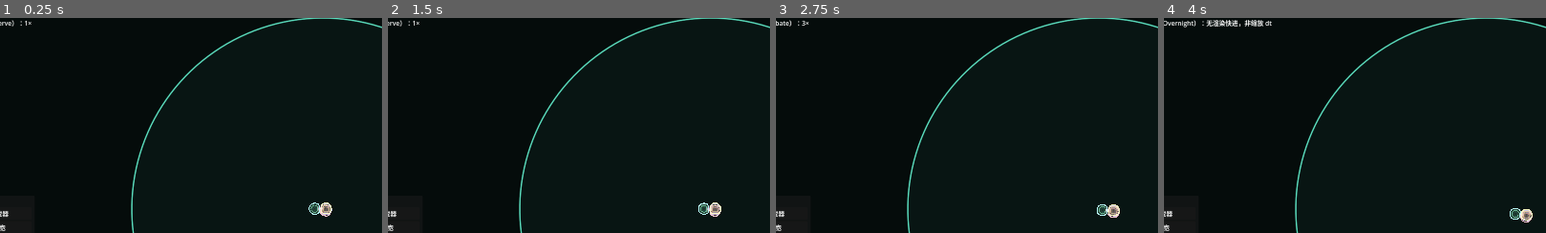
Above: before the commit, frames 1-4 (left to right).
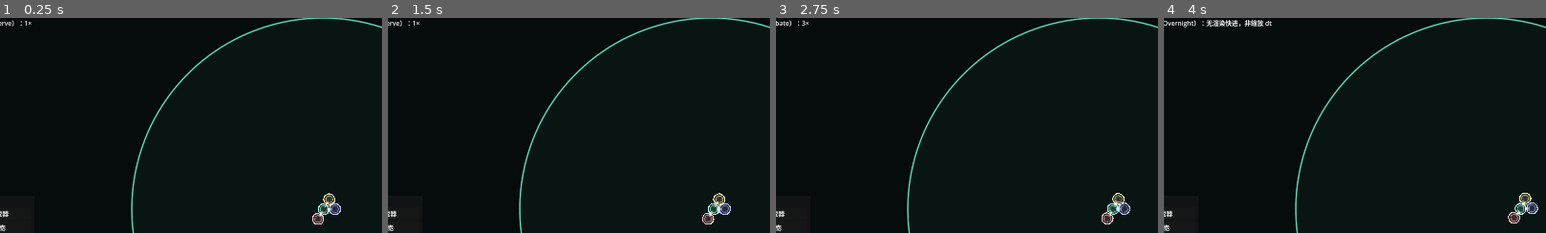
Above: after the commit, the same moments.

Repository: Oatol/cellarium
Game: Godot game, scene res://scenes/main.tscn
The game is run twice, just before and just after one commit, with the same random seed, the same clock (stepped at 60 frames per second) and the same inputs.
Inputs:
- Up to frame 1 (0.25 s): no input
- Up to frame 2 (1.5 s): click "冻结" at 0.5 s; click "观察" at 1.25 s
- Up to frame 3 (2.75 s): click "培养" at 2 s
- Up to frame 4 (4 s): click "慢速观察" at 2.75 s; click "过夜培养" at 3.5 s
The pictures show only the part of the screen within x 8-58%, y 6-56%; the shares and areas given below are measured in that part.

The runs differ from the first frame. In frame 1, 0.7% of the frame differs, in the area x 80-90%, y 81-96%; in frame 2, 0.7%; in frame 3, 0.7%, in the area x 84-93%, y 81-96%; in frame 4, 0.7%.

Commit message:
v0.8.6: fix demo overlap and add multicellular editor

Diff:
--- a/godot/cellarium-release/scenes/main.tscn
+++ b/godot/cellarium-release/scenes/main.tscn
@@ -301,53 +301,86 @@
 theme_override_constants/margin_right = 10
 theme_override_constants/margin_bottom = 8
 
-[node name="Content" type="VBoxContainer" parent="UI/HUD/CellEditorPanel/Panel"]
-layout_mode = 2
+[node name="Scroll" type="ScrollContainer" parent="UI/HUD/CellEditorPanel/Panel"]
+layout_mode = 2
+size_flags_vertical = 3
+
+[node name="Content" type="VBoxContainer" parent="UI/HUD/CellEditorPanel/Panel/Scroll"]
+layout_mode = 2
+size_flags_horizontal = 3
 theme_override_constants/separation = 4
 
-[node name="Title" type="Label" parent="UI/HUD/CellEditorPanel/Panel/Content"]
-layout_mode = 2
-text = "CELL EDITOR · 细胞编辑（8 组型 / 18 类型）"
-
-[node name="TraitRows" type="VBoxContainer" parent="UI/HUD/CellEditorPanel/Panel/Content"]
+[node name="Title" type="Label" parent="UI/HUD/CellEditorPanel/Panel/Scroll/Content"]
+layout_mode = 2
+text = "CELL EDITOR · 细胞 / 多细胞编辑"
+
+[node name="TraitRows" type="VBoxContainer" parent="UI/HUD/CellEditorPanel/Panel/Scroll/Content"]
 layout_mode = 2
 theme_override_constants/separation = 2
 
-[node name="ConfigRow" type="HBoxContainer" parent="UI/HUD/CellEditorPanel/Panel/Content"]
-layout_mode = 2
-
-[node name="TypeLabel" type="Label" parent="UI/HUD/CellEditorPanel/Panel/Content/ConfigRow"]
+[node name="ConfigRow" type="HBoxContainer" parent="UI/HUD/CellEditorPanel/Panel/Scroll/Content"]
+layout_mode = 2
+
+[node name="TypeLabel" type="Label" parent="UI/HUD/CellEditorPanel/Panel/Scroll/Content/ConfigRow"]
 layout_mode = 2
 custom_minimum_size = Vector2(72, 0)
 text = "类型"
 
-[node name="TypeOption" type="OptionButton" parent="UI/HUD/CellEditorPanel/Panel/Content/ConfigRow"]
+[node name="TypeOption" type="OptionButton" parent="UI/HUD/CellEditorPanel/Panel/Scroll/Content/ConfigRow"]
 layout_mode = 2
 custom_minimum_size = Vector2(150, 0)
 
-[node name="RespirationLabel" type="Label" parent="UI/HUD/CellEditorPanel/Panel/Content/ConfigRow"]
+[node name="RespirationLabel" type="Label" parent="UI/HUD/CellEditorPanel/Panel/Scroll/Content/ConfigRow"]
 layout_mode = 2
 text = "呼吸"
 
-[node name="RespirationOption" type="OptionButton" parent="UI/HUD/CellEditorPanel/Panel/Content/ConfigRow"]
+[node name="RespirationOption" type="OptionButton" parent="UI/HUD/CellEditorPanel/Panel/Scroll/Content/ConfigRow"]
 layout_mode = 2
 custom_minimum_size = Vector2(90, 0)
 
-[node name="ActionRow" type="HBoxContainer" parent="UI/HUD/CellEditorPanel/Panel/Content"]
+[node name="ActionRow" type="HBoxContainer" parent="UI/HUD/CellEditorPanel/Panel/Scroll/Content"]
 layout_mode = 2
 theme_override_constants/separation = 6
 
-[node name="ApplyButton" type="Button" parent="UI/HUD/CellEditorPanel/Panel/Content/ActionRow"]
+[node name="ApplyButton" type="Button" parent="UI/HUD/CellEditorPanel/Panel/Scroll/Content/ActionRow"]
 layout_mode = 2
 text = "装载到合成器"
 
-[node name="DefaultButton" type="Button" parent="UI/HUD/CellEditorPanel/Panel/Content/ActionRow"]
+[node name="DefaultButton" type="Button" parent="UI/HUD/CellEditorPanel/Panel/Scroll/Content/ActionRow"]
 layout_mode = 2
 text = "恢复默认"
 
-[node name="CloseButton" type="Button" parent="UI/HUD/CellEditorPanel/Panel/Content/ActionRow"]
+[node name="CloseButton" type="Button" parent="UI/HUD/CellEditorPanel/Panel/Scroll/Content/ActionRow"]
 layout_mode = 2
 text = "关闭"
+
+[node name="DevTitle" type="Label" parent="UI/HUD/CellEditorPanel/Panel/Scroll/Content"]
+layout_mode = 2
+text = "DEVELOPMENT · 多细胞发育程序"
+
+[node name="DevRows" type="VBoxContainer" parent="UI/HUD/CellEditorPanel/Panel/Scroll/Content"]
+layout_mode = 2
+theme_override_constants/separation = 2
+
+[node name="DevActionRow" type="HBoxContainer" parent="UI/HUD/CellEditorPanel/Panel/Scroll/Content"]
+layout_mode = 2
+theme_override_constants/separation = 6
+
+[node name="AddButton" type="Button" parent="UI/HUD/CellEditorPanel/Panel/Scroll/Content/DevActionRow"]
+layout_mode = 2
+text = "添加指令"
+
+[node name="TemplateButton" type="Button" parent="UI/HUD/CellEditorPanel/Panel/Scroll/Content/DevActionRow"]
+layout_mode = 2
+text = "4 细胞模板"
+
+[node name="ClearButton" type="Button" parent="UI/HUD/CellEditorPanel/Panel/Scroll/Content/DevActionRow"]
+layout_mode = 2
+text = "单细胞"
+
+[node name="DevPreview" type="Label" parent="UI/HUD/CellEditorPanel/Panel/Scroll/Content"]
+layout_mode = 2
+text = "预览："
 
 [node name="Minimap" type="PanelContainer" parent="UI" unique_id=543256719]
 
--- a/godot/cellarium-release/scripts/Main.gd
+++ b/godot/cellarium-release/scripts/Main.gd
@@ -53,9 +53,9 @@
 		genome.set("traits", PackedByteArray([0, 0, 0, 0, 0, 0, 0, 0]))
 		# 默认演示一个 4 细胞协作体：结构核 + 运动/能量/信息三类分化细胞，并用 Link 连成一体。
 		genome.call("set_development_program", [
-			{"opcode": 0, "a": 0, "b": 0,   "c": 0},
-			{"opcode": 0, "a": 0, "b": 85,  "c": 0},
-			{"opcode": 0, "a": 1, "b": 170, "c": 0},
+			{"opcode": 0, "a": 0, "b": 0,   "c": 14},
+			{"opcode": 0, "a": 0, "b": 85,  "c": 14},
+			{"opcode": 0, "a": 1, "b": 170, "c": 14},
 			{"opcode": 1, "a": 1, "b": 2,   "c": 0},
 			{"opcode": 1, "a": 2, "b": 4,   "c": 0},
 			{"opcode": 1, "a": 3, "b": 5,   "c": 0},
--- a/godot/cellarium-release/scripts/core/data/DevelopmentRules.gd
+++ b/godot/cellarium-release/scripts/core/data/DevelopmentRules.gd
@@ -41,7 +41,13 @@
 	var b: int = int(instruction.get("b", -1))
 	var c: int = int(instruction.get("c", -1))
 	if opcode == 0:
-		var child_index: int = execute_divide(genome, cells, organisms, {"type": "DIVIDE", "org_id": org_id, "cell_index": a, "instruction_index": instruction_index, "separation": float(command.get("separation", 1.0))})
+		# DIVIDE 指令的 c 复用为分裂间距（世界单位，0 表示沿用默认 1）。
+		# 同个体细胞不做自碰撞，因此发育期必须按静息直径分开，否则亲子会重叠。
+		var separation: float = float(command.get("separation", 1.0))
+		var instruction_separation: float = float(instruction.get("c", 0))
+		if instruction_separation > 0.0:
+			separation = instruction_separation
+		var child_index: int = execute_divide(genome, cells, organisms, {"type": "DIVIDE", "org_id": org_id, "cell_index": a, "instruction_index": instruction_index, "separation": separation})
 		if child_index >= 0:
 			organisms.get("org_dev_cursor")[org_id] += 1
 			_update_maturity(genome, organisms, org_id)
--- a/godot/cellarium-release/scripts/ui/CellEditorPanel.gd
+++ b/godot/cellarium-release/scripts/ui/CellEditorPanel.gd
@@ -1,6 +1,7 @@
 extends Control
-## 细胞编辑页：把 8 组型 / 呼吸方式 / 18 种细胞类型编辑为可落地的 GNP1 基因组。
-## 只写本地草案，不碰模拟状态；点「装载到合成器」后经 HUD → CommandBus 才生效。
+## 细胞 / 多细胞编辑页：编辑 GNP1 组型、类型、呼吸方式与发育程序。
+## 发育程序由 DIVIDE / DIFFERENTIATE / LINK 三类指令组成，直接写 draft.dev_program，
+## 点「装载到合成器」后经 HUD → CommandBus 才进入模拟；本页不碰模拟状态。
 
 signal draft_applied(genome: RefCounted, type_id: int)
 
@@ -9,18 +10,27 @@
 
 const TRAITS: Array[String] = ["速度", "感知", "外壳", "攻击", "繁殖", "代谢", "神经", "耐温"]
 const RESPIRATION: Array[String] = ["兼性", "好氧", "厌氧"]
-
-@export var trait_rows_path: NodePath = ^"Panel/Content/TraitRows"
-@export var type_option_path: NodePath = ^"Panel/Content/ConfigRow/TypeOption"
-@export var respiration_option_path: NodePath = ^"Panel/Content/ConfigRow/RespirationOption"
-@export var apply_button_path: NodePath = ^"Panel/Content/ActionRow/ApplyButton"
-@export var default_button_path: NodePath = ^"Panel/Content/ActionRow/DefaultButton"
-@export var close_button_path: NodePath = ^"Panel/Content/ActionRow/CloseButton"
+const OP_LABELS: Array[String] = ["分裂 DIVIDE", "分化 DIFFERENTIATE", "连接 LINK"]
+const MAX_DEV_INSTRUCTIONS: int = 64
+
+@export var trait_rows_path: NodePath = ^"Panel/Scroll/Content/TraitRows"
+@export var type_option_path: NodePath = ^"Panel/Scroll/Content/ConfigRow/TypeOption"
+@export var respiration_option_path: NodePath = ^"Panel/Scroll/Content/ConfigRow/RespirationOption"
+@export var apply_button_path: NodePath = ^"Panel/Scroll/Content/ActionRow/ApplyButton"
+@export var default_button_path: NodePath = ^"Panel/Scroll/Content/ActionRow/DefaultButton"
+@export var close_button_path: NodePath = ^"Panel/Scroll/Content/ActionRow/CloseButton"
+@export var dev_rows_path: NodePath = ^"Panel/Scroll/Content/DevRows"
+@export var dev_add_path: NodePath = ^"Panel/Scroll/Content/DevActionRow/AddButton"
+@export var dev_template_path: NodePath = ^"Panel/Scroll/Content/DevActionRow/TemplateButton"
+@export var dev_clear_path: NodePath = ^"Panel/Scroll/Content/DevActionRow/ClearButton"
+@export var dev_preview_path: NodePath = ^"Panel/Scroll/Content/DevPreview"
 
 var draft: RefCounted = null
 var _value_labels: Array[Label] = []
 var _type_option: OptionButton = null
 var _respiration_option: OptionButton = null
+var _dev_rows: VBoxContainer = null
+var _dev_preview: Label = null
 
 func _ready() -> void:
 	mouse_filter = Control.MOUSE_FILTER_STOP
@@ -28,8 +38,11 @@
 	_reset_draft_data()
 	_type_option = get_node_or_null(type_option_path) as OptionButton
 	_respiration_option = get_node_or_null(respiration_option_path) as OptionButton
+	_dev_rows = get_node_or_null(dev_rows_path) as VBoxContainer
+	_dev_preview = get_node_or_null(dev_preview_path) as Label
 	_build_traits()
 	_build_options()
+	_build_dev_actions()
 	var apply_button: Button = get_node_or_null(apply_button_path) as Button
 	if apply_button != null:
 		apply_button.pressed.connect(_on_apply)
@@ -40,6 +53,21 @@
 	if close_button != null:
 		close_button.pressed.connect(func() -> void: visible = false)
 	_sync_controls()
+
+static func default_dev_program() -> Array[Dictionary]:
+	# 4 细胞协作模板：结构核 + 运动/能量/信息三类分化，三条 Link 连成一体。
+	# DIVIDE 的 c 是分裂间距（世界单位），LINK 的 c 是静息长度。
+	return [
+		{"opcode": 0, "a": 0, "b": 0,   "c": 14},
+		{"opcode": 0, "a": 0, "b": 85,  "c": 14},
+		{"opcode": 0, "a": 1, "b": 170, "c": 14},
+		{"opcode": 1, "a": 1, "b": 2,   "c": 0},
+		{"opcode": 1, "a": 2, "b": 4,   "c": 0},
+		{"opcode": 1, "a": 3, "b": 5,   "c": 0},
+		{"opcode": 2, "a": 0, "b": 1,   "c": 14},
+		{"opcode": 2, "a": 0, "b": 2,   "c": 14},
+		{"opcode": 2, "a": 0, "b": 3,   "c": 14},
+	]
 
 func _build_traits() -> void:
 	var host: Node = get_node_or_null(trait_rows_path)
@@ -80,6 +108,17 @@
 		if not _respiration_option.is_connected("item_selected", handler):
 			_respiration_option.connect("item_selected", handler)
 
+func _build_dev_actions() -> void:
+	var add_button: Button = get_node_or_null(dev_add_path) as Button
+	if add_button != null:
+		add_button.pressed.connect(_on_add_instruction)
+	var template_button: Button = get_node_or_null(dev_template_path) as Button
+	if template_button != null:
+		template_button.pressed.connect(_on_load_template)
+	var clear_button: Button = get_node_or_null(dev_clear_path) as Button
+	if clear_button != null:
+		clear_button.pressed.connect(_on_clear_program)
+
 func _reset_draft_data() -> void:
 	if draft == null:
 		return
@@ -89,7 +128,7 @@
 	draft.set("mutation_rate_exp", 0)
 	draft.set("loci", PackedByteArray())
 	draft.set("traits", PackedByteArray([0, 0, 0, 0, 0, 0, 0, 0]))
-	draft.call("set_development_program", [])
+	draft.call("set_development_program", default_dev_program())
 
 func _sync_controls() -> void:
 	if draft == null:
@@ -106,6 +145,8 @@
 		_type_option.selected = 0
 	if _respiration_option != null and _respiration_option.item_count > 0:
 		_respiration_option.selected = 1
+	_rebuild_dev_rows()
+	_refresh_dev_preview()
 
 func _on_trait_changed(value: float, index: int) -> void:
 	if draft == null or index < 0 or index >= TRAITS.size():
@@ -120,6 +161,120 @@
 	if draft != null:
 		draft.set("respiration", clampi(index, 0, 2))
 
+func _rebuild_dev_rows() -> void:
+	if _dev_rows == null or draft == null:
+		return
+	for child in _dev_rows.get_children():
+		child.queue_free()
+	var program: Array = draft.get("dev_program")
+	for instruction_index in range(program.size()):
+		var instruction: Dictionary = program[instruction_index]
+		var row: HBoxContainer = HBoxContainer.new()
+		row.custom_minimum_size = Vector2(0, 26)
+		var opcode: OptionButton = OptionButton.new()
+		opcode.custom_minimum_size = Vector2(128, 0)
+		for label_value in OP_LABELS:
+			opcode.add_item(label_value)
+		opcode.selected = clampi(int(instruction.get("opcode", 0)), 0, OP_LABELS.size() - 1)
+		opcode.item_selected.connect(_on_opcode_changed.bind(instruction_index))
+		var a_spin: SpinBox = SpinBox.new()
+		a_spin.min_value = 0.0
+		a_spin.max_value = 255.0
+		a_spin.step = 1.0
+		a_spin.custom_minimum_size = Vector2(54, 0)
+		a_spin.value = float(int(instruction.get("a", 0)))
+		a_spin.value_changed.connect(_on_operand_changed.bind(instruction_index, "a"))
+		var b_spin: SpinBox = SpinBox.new()
+		b_spin.min_value = 0.0
+		b_spin.max_value = 255.0
+		b_spin.step = 1.0
+		b_spin.custom_minimum_size = Vector2(54, 0)
+		b_spin.value = float(int(instruction.get("b", 0)))
+		b_spin.value_changed.connect(_on_operand_changed.bind(instruction_index, "b"))
+		var c_spin: SpinBox = SpinBox.new()
+		c_spin.min_value = 0.0
+		c_spin.max_value = 1023.0
+		c_spin.step = 1.0
+		c_spin.custom_minimum_size = Vector2(60, 0)
+		c_spin.value = float(int(instruction.get("c", 0)))
+		c_spin.value_changed.connect(_on_operand_changed.bind(instruction_index, "c"))
+		var remove_button: Button = Button.new()
+		remove_button.text = "×"
+		remove_button.custom_minimum_size = Vector2(28, 0)
+		remove_button.pressed.connect(_on_remove_instruction.bind(instruction_index))
+		row.add_child(opcode)
+		row.add_child(a_spin)
+		row.add_child(b_spin)
+		row.add_child(c_spin)
+		row.add_child(remove_button)
+		_dev_rows.add_child(row)
+
+func _refresh_dev_preview() -> void:
+	if _dev_preview == null or draft == null:
+		return
+	var program: Array = draft.get("dev_program")
+	var cell_count: int = 1
+	var link_count: int = 0
+	var type_set: Dictionary = {}
+	for instruction in program:
+		var opcode: int = int(instruction.get("opcode", -1))
+		if opcode == 0:
+			cell_count += 1
+		elif opcode == 1:
+			type_set[int(instruction.get("b", 0))] = true
+		elif opcode == 2:
+			link_count += 1
+	var labels: Array[String] = []
+	for type_id in type_set:
+		labels.append(str(CATALOG.call("label", int(type_id))))
+	var role_text: String = " / ".join(labels) if not labels.is_empty() else "无分化"
+	_dev_preview.text = "预览：%d 细胞 · %d 连接 · %s" % [cell_count, link_count, role_text]
+
+func _write_program(program: Array) -> void:
+	if draft == null:
+		return
+	if not bool(draft.call("set_development_program", program)):
+		return
+	_rebuild_dev_rows()
+	_refresh_dev_preview()
+
+func _on_opcode_changed(opcode_index: int, instruction_index: int) -> void:
+	var program: Array = draft.get("dev_program")
+	if instruction_index < 0 or instruction_index >= program.size():
+		return
+	program[instruction_index]["opcode"] = clampi(opcode_index, 0, 2)
+	draft.set("dev_program", program)
+	_refresh_dev_preview()
+
+func _on_operand_changed(value: float, instruction_index: int, key: String) -> void:
+	var program: Array = draft.get("dev_program")
+	if instruction_index < 0 or instruction_index >= program.size():
+		return
+	var maximum: int = 1023 if key == "c" else 255
+	program[instruction_index][key] = clampi(int(round(value)), 0, maximum)
+	draft.set("dev_program", program)
+	_refresh_dev_preview()
+
+func _on_remove_instruction(instruction_index: int) -> void:
+	var program: Array = draft.get("dev_program")
+	if instruction_index < 0 or instruction_index >= program.size():
+		return
+	program.remove_at(instruction_index)
+	_write_program(program)
+
+func _on_add_instruction() -> void:
+	var program: Array = draft.get("dev_program")
+	if program.size() >= MAX_DEV_INSTRUCTIONS:
+		return
+	program.append({"opcode": 0, "a": 0, "b": 0, "c": 14})
+	_write_program(program)
+
+func _on_load_template() -> void:
+	_write_program(default_dev_program())
+
+func _on_clear_program() -> void:
+	_write_program([])
+
 func _on_apply() -> void:
 	if draft == null or not bool(draft.call("is_valid")):
 		return
@@ -134,5 +289,15 @@
 func get_draft() -> RefCounted:
 	return draft
 
+func get_dev_program() -> Array:
+	return [] if draft == null else draft.get("dev_program")
+
+func set_dev_program(program: Array) -> bool:
+	if draft == null or not bool(draft.call("set_development_program", program)):
+		return false
+	_rebuild_dev_rows()
+	_refresh_dev_preview()
+	return true
+
 func get_type_id() -> int:
 	return 0 if _type_option == null else _type_option.selected
--- a/godot/cellarium-release/tools/SmokeTest.gd
+++ b/godot/cellarium-release/tools/SmokeTest.gd
@@ -148,6 +148,8 @@
 	if not _check_cell_membrane():
 		failures += 1
 	if not await _check_camera_speed_editor():
+		failures += 1
+	if not await _check_multicell_editor():
 		failures += 1
 	if not await _check_shape_radius_and_motion():
 		failures += 1
@@ -1970,6 +1972,11 @@
 	if not type_set.has(2) or not type_set.has(4) or not type_set.has(5):
 		push_error("SmokeTest: demo organism must contain motion/energy/info cell roles")
 		instance.queue_free(); return false
+	var shape: RefCounted = load("res://scripts/core/data/CellShape.gd") as RefCounted
+	var min_distance: float = _min_alive_distance(cells)
+	if min_distance < float(shape.call("min_center_distance")) - 0.5:
+		push_error("SmokeTest: demo multicellular cells overlap, min_distance=%.3f" % min_distance)
+		instance.queue_free(); return false
 	var link_layer: Node = instance.get_node("DishView/LinkLayer")
 	var scene_layer: Node = instance.get_node("DishView/CellSceneLayer")
 	if int(link_layer.call("get_rendered_link_count")) != 3:
@@ -2004,6 +2011,24 @@
 	instance.queue_free()
 	print("SmokeTest: OK 4-cell cooperation demo / role palette / link bridges / wall contact")
 	return true
+
+func _min_alive_distance(cells: RefCounted) -> float:
+	var alive: PackedByteArray = cells.get("cell_alive")
+	var positions: PackedFloat32Array = cells.get("cell_pos_x")
+	var positions_y: PackedFloat32Array = cells.get("cell_pos_y")
+	var minimum: float = INF
+	for a in range(alive.size()):
+		if alive[a] == 0:
+			continue
+		for b in range(a + 1, alive.size()):
+			if alive[b] == 0:
+				continue
+			var distance_value: float = Vector2(
+				positions[b] - positions[a],
+				positions_y[b] - positions_y[a]
+			).length()
+			minimum = minf(minimum, distance_value)
+	return minimum
 
 func _max_x(points: PackedVector2Array) -> float:
 	if points.is_empty():
@@ -2197,6 +2222,73 @@
 
 	instance.queue_free()
 	print("SmokeTest: OK camera wheel/pan / speed slider+input / editor-synthesizer-genome-inject loop")
+	return true
+
+func _check_multicell_editor() -> bool:
+	var scene: PackedScene = load("res://scenes/main.tscn") as PackedScene
+	var instance: Node = scene.instantiate()
+	instance.set("create_demo_organism", false)
+	root.add_child(instance)
+	await process_frame
+	var editor: Control = instance.get_node("UI/HUD/CellEditorPanel") as Control
+	var hud: Node = instance.get_node("UI/HUD")
+	var manager: Node = instance.get_node("Simulation/OrganismManager")
+	var tick_core: Node = instance.get_node("Simulation/TickCore")
+	if editor == null or hud == null or manager == null or tick_core == null:
+		push_error("SmokeTest: multicell editor nodes missing")
+		instance.queue_free(); return false
+	tick_core.set("running", false)
+	if (editor.call("get_dev_program") as Array).size() != 9:
+		push_error("SmokeTest: editor default must be 4-cell cooperation template")
+		instance.queue_free(); return false
+	editor.call("set_dev_program", [])
+	if (editor.call("get_dev_program") as Array).size() != 0:
+		push_error("SmokeTest: single-cell clear failed")
+		instance.queue_free(); return false
+	editor.call("_on_load_template")
+	if (editor.call("get_dev_program") as Array).size() != 9:
+		push_error("SmokeTest: 4-cell template did not restore")
+		instance.queue_free(); return false
+	editor.call("_on_add_instruction")
+	if (editor.call("get_dev_program") as Array).size() != 10:
+		push_error("SmokeTest: add development instruction failed")
+		instance.queue_free(); return false
+	editor.call("_on_remove_instruction", 9)
+	if (editor.call("get_dev_program") as Array).size() != 9:
+		push_error("SmokeTest: remove development instruction failed")
+		instance.queue_free(); return false
+	editor.call("_on_operand_changed", 16.0, 0, "c")
+	var program: Array = editor.call("get_dev_program")
+	if int(program[0].get("c", 0)) != 16:
+		push_error("SmokeTest: development operand edit failed")
+		instance.queue_free(); return false
+	editor.call("_on_apply")
+	if not bool(hud.call("has_draft")):
+		push_error("SmokeTest: multicell editor did not load draft into synthesizer")
+		instance.queue_free(); return false
+	if not bool(hud.call("world_action", Vector2(250, 250), Vector2.ZERO)):
+		push_error("SmokeTest: synthesizer rejected multicell draft")
+		instance.queue_free(); return false
+	instance.call("_flush_commands_if_paused")
+	var cells: RefCounted = manager.get("cells") as RefCounted
+	var last_index: int = int(cells.call("size")) - 1
+	var org_id: int = int(cells.get("cell_org_id")[last_index])
+	var stored: RefCounted = (manager.get("genomes") as Dictionary).get(org_id) as RefCounted
+	if stored == null or (stored.get("dev_program") as Array) != program:
+		push_error("SmokeTest: edited development program did not survive CommandBus/GNP1")
+		instance.queue_free(); return false
+	for _tick in range(12):
+		manager.call("advance_development_tick")
+	var link_a: PackedInt32Array = cells.get("link_cell_a")
+	if int(cells.call("size")) != 4 or link_a.size() != 3:
+		push_error("SmokeTest: synthesizer-loaded program did not develop 4 cells / 3 links")
+		instance.queue_free(); return false
+	var shape: RefCounted = load("res://scripts/core/data/CellShape.gd") as RefCounted
+	if _min_alive_distance(cells) < float(shape.call("min_center_distance")) - 0.5:
+		push_error("SmokeTest: synthesizer-loaded organism cells overlap")
+		instance.queue_free(); return false
+	instance.queue_free()
+	print("SmokeTest: OK multicell editor / dev instructions / synthesizer GNP1 round-trip / no overlap")
 	return true
 
 func _check_shape_radius_and_motion() -> bool:
Not shown, changed: CHANGELOG.md
